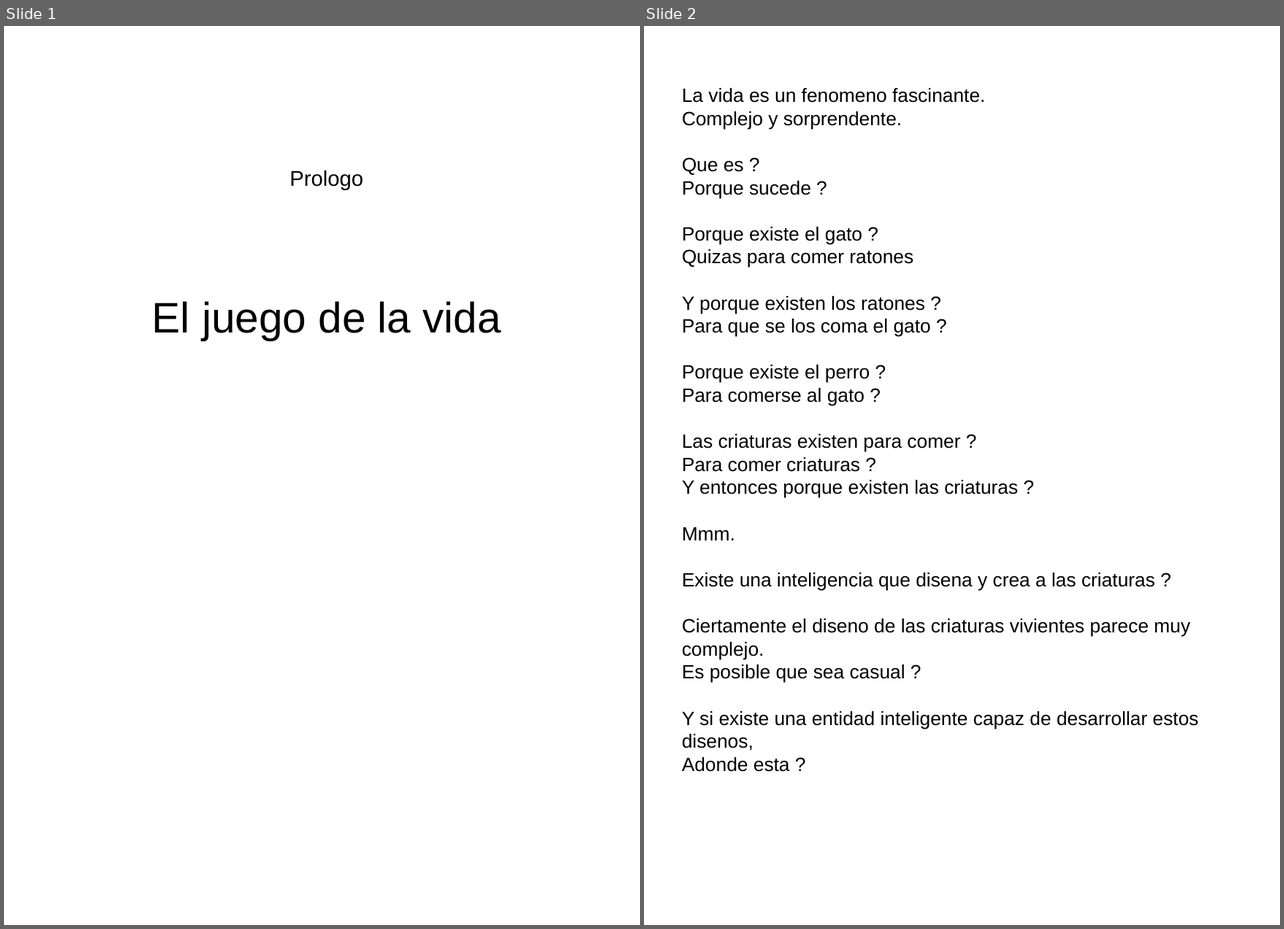
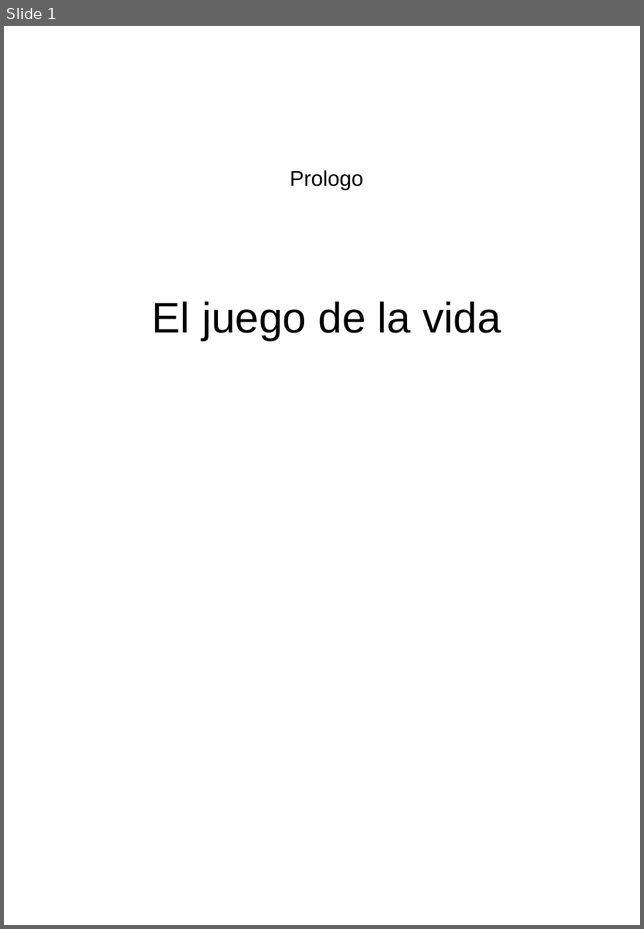
Before and after one commit to fabhrius/La-Cosa, a slide deck: capitulos/Prologo/Prologo.odp. Shown side by side, each under a label of ours: slides 1 and 2 before the commit, slide 1 after it. The pictures are 1284x929 and 644x929 pixels, drawn with LibreOffice and Linux fonts; fonts in the diff are those of the drawing. Boxes give left, top, right and bottom in pixels: in the first picture for what was removed or moved away, otherwise in the second. Text is boxed around its words. In the diff, an @@ line names an element or a change of style, - is before the commit and + after.

```diff
--- a/capitulos/Prologo/Prologo.odp
+++ b/capitulos/Prologo/Prologo.odp
@@ slide 2 removed at box(644, 26, 1280, 925), background #FFFFFF @@
@@ text removed at box(682, 88, 1199, 772) @@
-La vida es un fenomeno fascinante.
-Complejo y sorprendente.
-Que es ?
-Porque sucede ?
-Porque existe el gato ?
-Quizas para comer ratones
-Y porque existen los ratones ?
-Para que se los coma el gato ?
-Porque existe el perro ?
-Para comerse al gato ?
-Las criaturas existen para comer ?
-Para comer criaturas ?
-Y entonces porque existen las criaturas ?
-Mmm.
-Existe una inteligencia que disena y crea a las criaturas ?
-Ciertamente el diseno de las criaturas vivientes parece muy complejo.
-Es posible que sea casual ?
-Y si existe una entidad inteligente capaz de desarrollar estos disenos,
-Adonde esta ?
```
Also in this commit, not shown: 4 slides added, 2 other slides removed, 2 other files.
